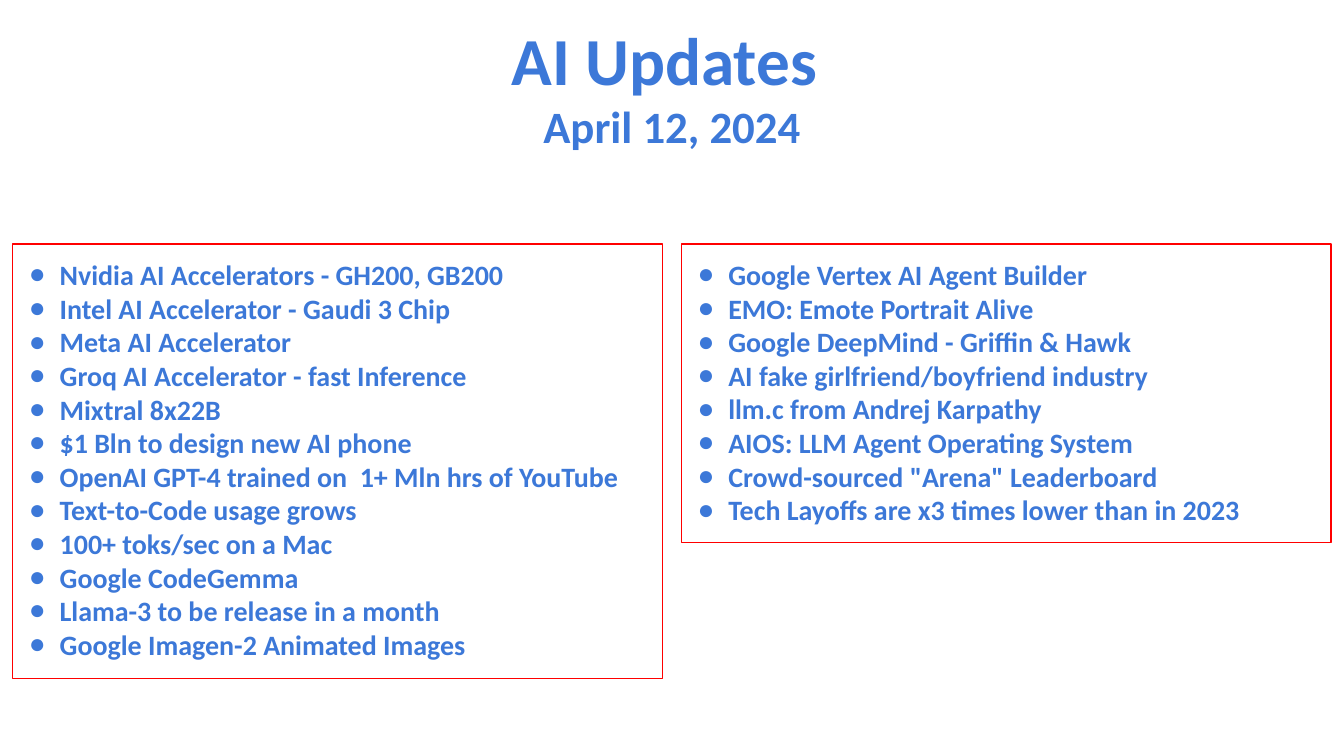
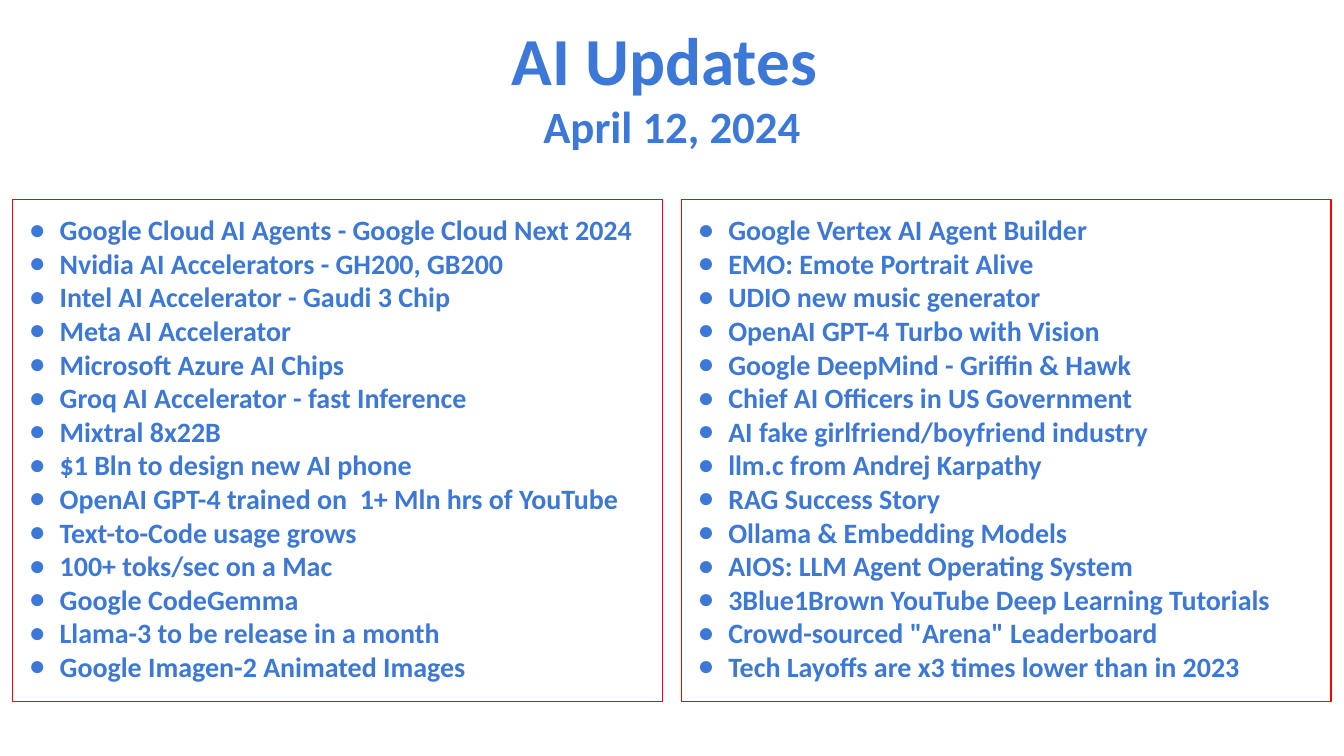
Before and after one commit to lselector/seminar, a slide deck: slide 1 of 2024/2024-04-12-AI-Updates.pptx. Drawn at 1344x756 pixels with LibreOffice and Linux fonts; fonts in the diff are those of the drawing. Boxes give left, top, right and bottom in pixels: in the first picture for what was removed or moved away, otherwise in the second. Text is boxed around its words. In the diff, an @@ line names an element or a change of style, - is before the commit and + after.

```diff
--- a/2024/2024-04-12-AI-Updates.pptx
+++ b/2024/2024-04-12-AI-Updates.pptx
@@ rectangle "Google Cloud AI Agents - ...": place and size @@
-rectangle "Google Cloud AI Agents - ..." at (12,245,661,679)
+rectangle "Google Cloud AI Agents - ..." at (12,199,661,702)
@@ rectangle "Google Vertex AI Agent Builder": place and size @@
-rectangle "Google Vertex AI Agent Builder" at (681,245,1331,543)
+rectangle "Google Vertex AI Agent Builder" at (681,199,1331,702)
@@ text in rectangle at (60,220,632,245): paragraph added @@
+● Google Cloud AI Agents - Google Cloud Next 2024
@@ text in rectangle at (728,287,1099,346): paragraphs added @@
+● UDIO new music generator
+● OpenAI GPT-4 Turbo with Vision
@@ text in rectangle at (60,355,344,380): paragraph added @@
+● Microsoft Azure AI Chips
@@ text in rectangle at (728,388,1132,408): paragraph added @@
+● Chief AI Officers in US Government
@@ text in rectangle at (728,490,1068,548): paragraphs added @@
+● RAG Success Story
+● Ollama & Embedding Models
@@ text in rectangle at (728,590,1269,615): paragraph added @@
+● 3Blue1Brown YouTube Deep Learning Tutorials
```
Also in this commit, not shown: 4 other slides changed, 6 slides added, 1 slide removed.
